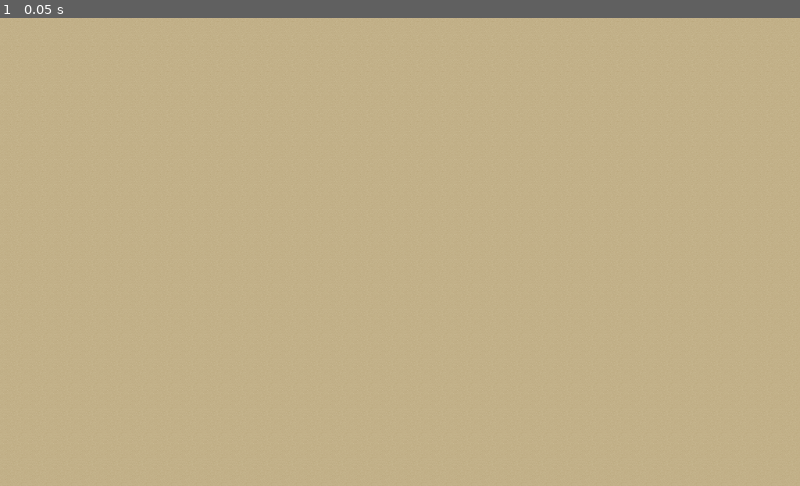
Above: before the commit, frame 1.
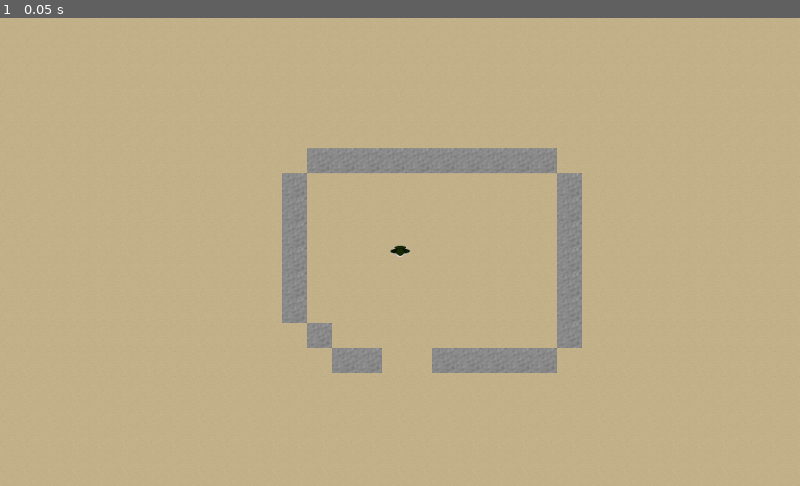
Above: after the commit, the same moment.

Repository: ikicapitan/Heroes-Epicos
Game: Godot game, scene res://scenes/main.tscn
Same seed, same stepped clock (60 frames per second), same inputs: the game is played once before the commit and once after it.
Inputs:
- Up to frame 1 (0.05 s): no input

The runs differ from the first frame. In frame 1, 5.2% of the frame differs, in the area x 35-73%, y 27-76%.

Commit message:
23-04

Diff:
--- a/gamehandler.gd
+++ b/gamehandler.gd
@@ -6,3 +6,15 @@
 # Called when the node enters the scene tree for the first time.
 func _ready():
 	pass # Replace with function body.
+
+func _input(event):
+	if(target != null):
+		#ANRDOID
+		if(event is InputEventScreenTouch):
+			puntero.position = event.position
+			target.get_node("Personaje").update_path()
+		#PC
+		if(event is InputEventMouseButton):
+			if(event.button_index == BUTTON_RIGHT):
+				puntero.position = event.position
+				target.get_node("Personaje").update_path()
--- a/niveles/nivel1.tscn
+++ b/niveles/nivel1.tscn
@@ -1,13 +1,61 @@
-[gd_scene load_steps=2 format=2]
+[gd_scene load_steps=7 format=2]
 
-[ext_resource path="res://tiles/tile_n1.tres" type="TileSet" id=1]
+[ext_resource path="res://scenes/unidad.gd" type="Script" id=1]
+[ext_resource path="res://scenes/KinematicBody2D.gd" type="Script" id=2]
+[ext_resource path="res://sprites/soldado.png" type="Texture" id=3]
+[ext_resource path="res://tiles/tile_n1.tres" type="TileSet" id=4]
+
+[sub_resource type="RectangleShape2D" id=1]
+extents = Vector2( 13.4559, 4.96002 )
+
+[sub_resource type="RectangleShape2D" id=2]
+extents = Vector2( 13.4559, 11.819 )
 
 [node name="nivel1" type="Node2D"]
+
+[node name="unidad" type="Node" parent="." groups=[
+"player",
+]]
+script = ExtResource( 1 )
+
+[node name="Personaje" type="KinematicBody2D" parent="unidad"]
+editor/display_folded = true
+position = Vector2( 1239.29, 517.147 )
+script = ExtResource( 2 )
+vel_desp = 50.0
+vel_rot = 15.0
+
+[node name="Camera2D" type="Camera2D" parent="unidad/Personaje"]
+current = true
+
+[node name="CollisionShape2D" type="CollisionShape2D" parent="unidad/Personaje"]
+position = Vector2( 0, -0.857391 )
+shape = SubResource( 1 )
+
+[node name="AnimationPlayer" type="AnimationPlayer" parent="unidad/Personaje"]
+
+[node name="Area2D" type="Area2D" parent="unidad/Personaje"]
+
+[node name="CollisionShape2D" type="CollisionShape2D" parent="unidad/Personaje/Area2D"]
+shape = SubResource( 2 )
+
+[node name="Sprite" type="Sprite" parent="unidad/Personaje/Area2D"]
+texture = ExtResource( 3 )
+flip_v = true
+hframes = 2
+
+[node name="rango_w1" type="RayCast2D" parent="unidad/Personaje"]
+cast_to = Vector2( 0, 300 )
+
+[node name="rango_w2" type="RayCast2D" parent="unidad/Personaje"]
+cast_to = Vector2( 0, 300 )
+
+[node name="cooldown" type="Timer" parent="unidad/Personaje"]
 
 [node name="paredes" type="TileMap" parent="." groups=[
 "pared",
 ]]
-tile_set = ExtResource( 1 )
+tile_set = ExtResource( 4 )
 cell_size = Vector2( 32, 32 )
 format = 1
 tile_data = PoolIntArray( 786467, 11, 0, 786468, 11, 0, 786469, 11, 0, 786470, 11, 0, 786471, 11, 0, 786472, 11, 0, 786 …(6280 unchanged characters)…
--- a/project.godot
+++ b/project.godot
@@ -20,6 +20,10 @@
 boot_splash/bg_color=Color( 0, 0, 0, 1 )
 config/icon="res://icon.png"
 
+[autoload]
+
+gamehandler="*res://gamehandler.gd"
+
 [rendering]
 
 quality/driver/driver_name="GLES2"
--- a/scenes/KinematicBody2D.gd
+++ b/scenes/KinematicBody2D.gd
@@ -1,6 +1,5 @@
 extends KinematicBody2D
 
-var Velocidad = Vector2()
 export (float) var vel_desp
 export (float) var vel_rot
 export(float) var COOLDOWN_W1
@@ -19,8 +18,13 @@
 
 func _physics_process(delta):
 	if(path.size() > 1):
-		var d = global_position.distance_to(path[0])
+		var d = position.distance_to(path[0])
 		if(d > 2):
-			global_position = global_position.linear_interpolate(path[0], (vel_desp * delta) / d)
+			position = position.linear_interpolate(path[0], (vel_desp * delta) / d)
 		else:
 			path.remove(0)
+
+func update_path():
+	print(gamehandler.puntero.position)
+	objetivo = gamehandler.puntero
+	path = nav.get_simple_path(position, objetivo.position, false)
--- /dev/null
+++ b/scenes/main.gd
@@ -0,0 +1,4 @@
+extends Node2D
+
+func _ready():
+	gamehandler.puntero = $objetivo
--- a/scenes/main.tscn
+++ b/scenes/main.tscn
@@ -1,10 +1,13 @@
 [gd_scene load_steps=3 format=2]
 
-[ext_resource path="res://niveles/nivel1.tscn" type="PackedScene" id=1]
-[ext_resource path="res://scenes/unidad.tscn" type="PackedScene" id=2]
+[ext_resource path="res://scenes/main.gd" type="Script" id=1]
+[ext_resource path="res://niveles/nivel1.tscn" type="PackedScene" id=2]
 
 [node name="main" type="Node2D"]
+script = ExtResource( 1 )
 
-[node name="nivel1" parent="." instance=ExtResource( 1 )]
+[node name="nivel1" parent="." instance=ExtResource( 2 )]
 
-[node name="unidad" parent="." instance=ExtResource( 2 )]
+[node name="objetivo" type="Position2D" parent="." groups=[
+"goal",
+]]
--- a/scenes/unidad.gd
+++ b/scenes/unidad.gd
@@ -1,8 +1,8 @@
-extends Node2D
+extends Node
 
 export (int) var id
 
 
 # Called when the node enters the scene tree for the first time.
 func _ready():
-	pass # Replace with function body.
+	gamehandler.target = self
--- a/scenes/unidad.tscn
+++ b/scenes/unidad.tscn
@@ -10,34 +10,40 @@
 [sub_resource type="RectangleShape2D" id=2]
 extents = Vector2( 13.4559, 11.819 )
 
-[node name="unidad" type="Node2D"]
-position = Vector2( 1195.25, 503.443 )
+[node name="unidad" type="Node" groups=[
+"player",
+]]
 script = ExtResource( 1 )
 
-[node name="KinematicBody2D" type="KinematicBody2D" parent="."]
+[node name="Personaje" type="KinematicBody2D" parent="."]
 editor/display_folded = true
 script = ExtResource( 2 )
+vel_desp = 50.0
+vel_rot = 15.0
 
-[node name="CollisionShape2D" type="CollisionShape2D" parent="KinematicBody2D"]
+[node name="Camera2D" type="Camera2D" parent="Personaje"]
+current = true
+
+[node name="CollisionShape2D" type="CollisionShape2D" parent="Personaje"]
 position = Vector2( 0, -0.857391 )
 shape = SubResource( 1 )
 
-[node name="AnimationPlayer" type="AnimationPlayer" parent="KinematicBody2D"]
+[node name="AnimationPlayer" type="AnimationPlayer" parent="Personaje"]
 
-[node name="Area2D" type="Area2D" parent="KinematicBody2D"]
+[node name="Area2D" type="Area2D" parent="Personaje"]
 
-[node name="CollisionShape2D" type="CollisionShape2D" parent="KinematicBody2D/Area2D"]
+[node name="CollisionShape2D" type="CollisionShape2D" parent="Personaje/Area2D"]
 shape = SubResource( 2 )
 
-[node name="Sprite" type="Sprite" parent="KinematicBody2D/Area2D"]
+[node name="Sprite" type="Sprite" parent="Personaje/Area2D"]
 texture = ExtResource( 3 )
 flip_v = true
 hframes = 2
 
-[node name="rango_w1" type="RayCast2D" parent="KinematicBody2D"]
+[node name="rango_w1" type="RayCast2D" parent="Personaje"]
 cast_to = Vector2( 0, 300 )
 
-[node name="rango_w2" type="RayCast2D" parent="KinematicBody2D"]
+[node name="rango_w2" type="RayCast2D" parent="Personaje"]
 cast_to = Vector2( 0, 300 )
 
-[node name="cooldown" type="Timer" parent="KinematicBody2D"]
+[node name="cooldown" type="Timer" parent="Personaje"]
Not shown: 1 places in niveles/nivel1.tscn that only renumber resources
Not shown, added: sfx/AK_47/AK47_ SILENCE_FIRE 1.wav.import
Not shown, added: sfx/AK_47/AK47_ SILENCE_FIRE 2.wav.import
Not shown, added: sfx/AK_47/AK47_FIRE 1.wav.import
Not shown, added: sfx/AK_47/AK47_RELOAD_1.wav.import
Not shown, added: sfx/AK_47/AK47_RELOAD_2.wav.import
Not shown, added: sfx/M4A1/M4A1_ SILENCE_FIRE 1.wav.import
Not shown, added: sfx/M4A1/M4A1_ SILENCE_FIRE 2.wav.import
Not shown, added: sfx/M4A1/M4A1_FIRE 1.wav.import
Not shown, added: sfx/M4A1/M4A1_RELOAD_1.wav.import
Not shown, added: sfx/M4A1/M4A1_RELOAD_2.wav.import
Not shown, added: sfx/AK_47/AK47_ SILENCE_FIRE 1.wav
(and 9 more such lines)
